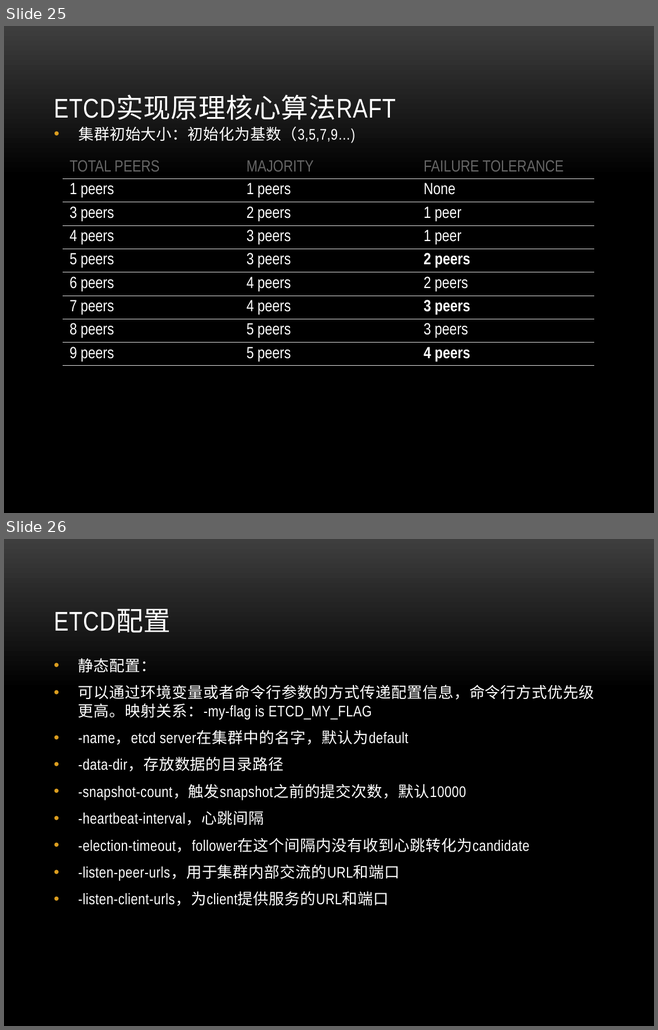
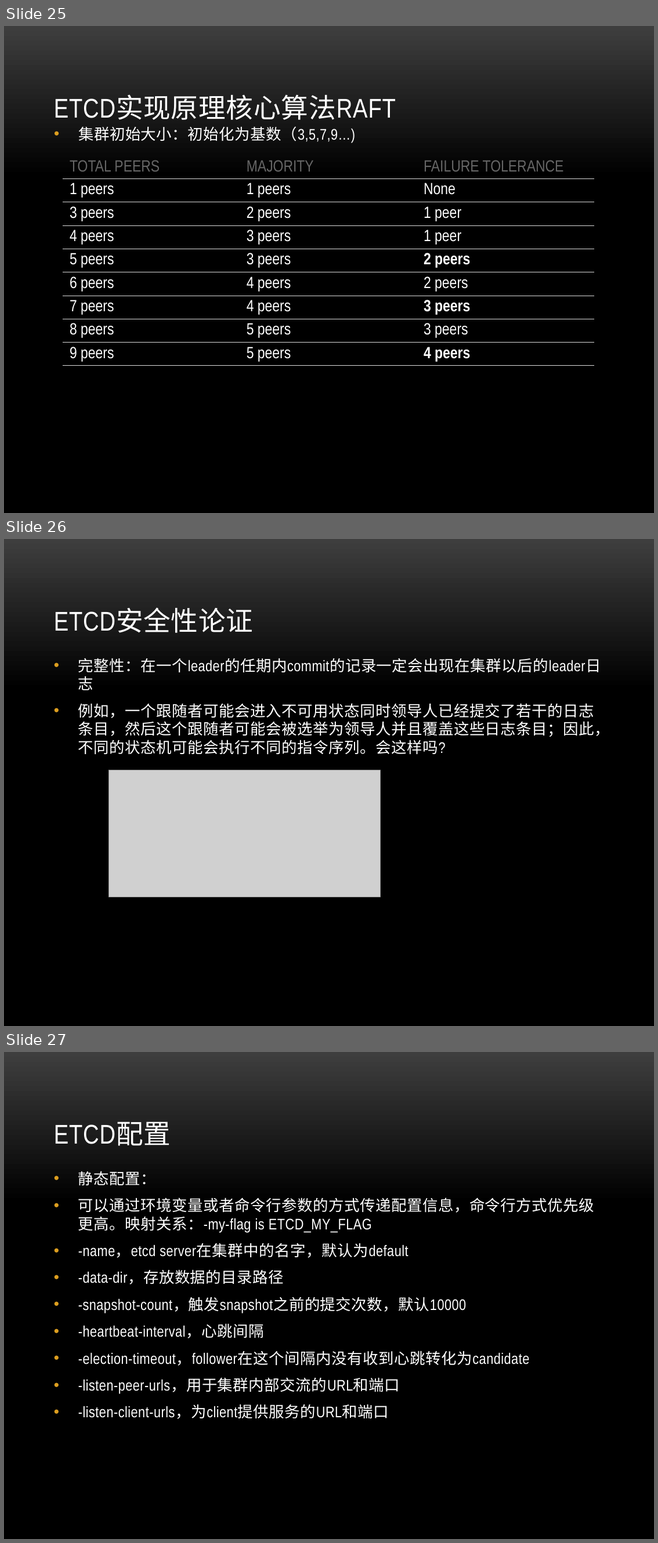
Before and after one commit to danielzheng/docs, a slide deck: etcd_slides/Etcd.pptx. Shown one above the other, each under a label of ours: slides 25 and 26 before the commit, slides 25, 26 and 27 after it. The pictures are 658x1030 and 658x1543 pixels, drawn with LibreOffice and Linux fonts; fonts in the diff are those of the drawing; grey boxes stand for pictures; background and template pictures are left out. Boxes give left, top, right and bottom in pixels: in the first picture for what was removed or moved away, otherwise in the second. Text is boxed around its words. In the diff, an @@ line names an element or a change of style, - is before the commit and + after.

Commit message:
update

```diff
--- a/etcd_slides/Etcd.pptx
+++ b/etcd_slides/Etcd.pptx
@@ slide 26 added at (4, 539, 654, 1026), background picture (left out) @@
@@ title added at (54, 609, 253, 633), 30 pt, text #FFFFFF @@
+ETCD安全性论证
@@ text added at (78, 658, 610, 755), 17 pt, text #FFFFFF @@
+• 完整性：在一个leader的任期内commit的记录一定会出现在集群以后的leader日志
+• 例如，一个跟随者可能会进入不可用状态同时领导人已经提交了若干的日志条目，然后这个跟随者可能会被选举为领导人并且覆盖这些日志条目；因此，不同的状态机可能会执行不同的指令序列。会这样吗?
@@ picture added at (108, 770, 379, 897) @@
@@ what was slide 26 is now slide 27 @@
```
Also in this commit, not shown: 1 slide changed.
